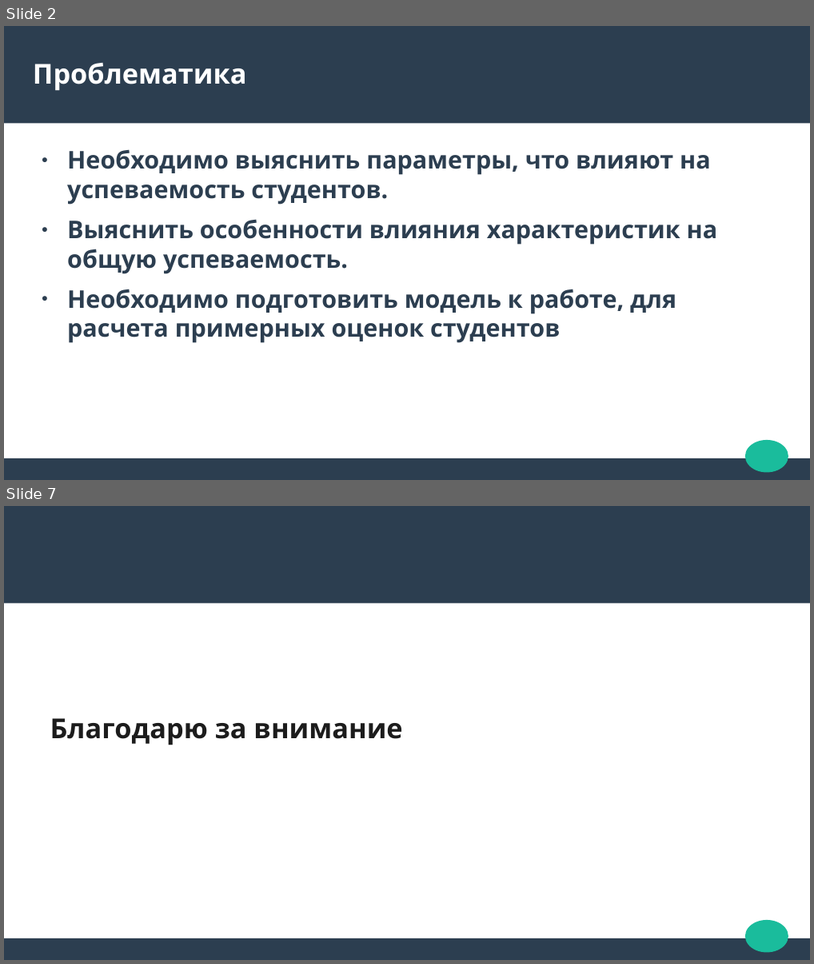
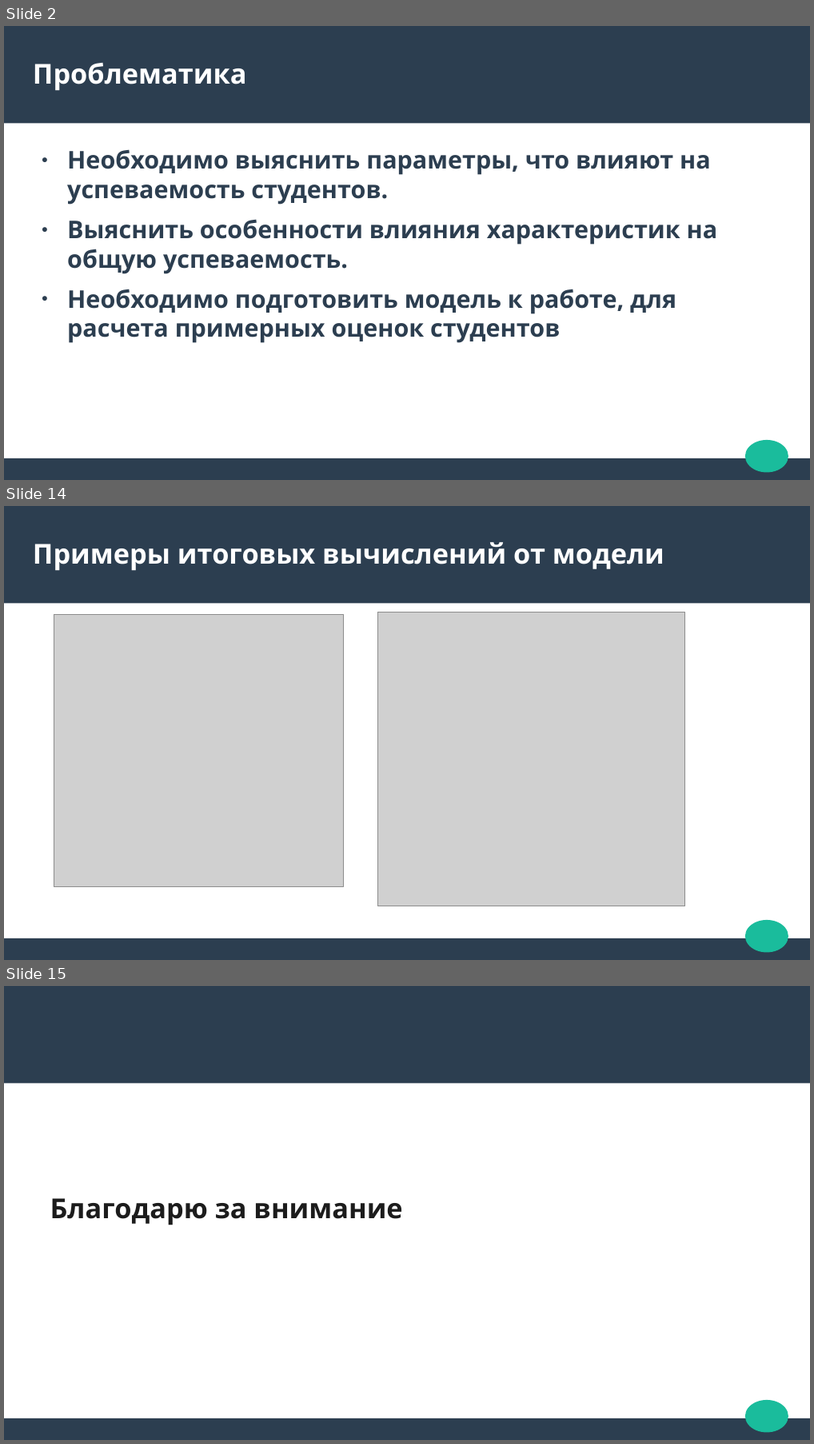
Before and after one commit to StrangeSas/StudentGradesModel, a slide deck: StudentGradesPresentation.odp. Shown one above the other, each under a label of ours: slides 2 and 7 before the commit, slides 2, 14 and 15 after it; the slides between them are not shown. The pictures are 814x964 and 814x1444 pixels, drawn with LibreOffice and Linux fonts; fonts in the diff are those of the drawing; grey boxes stand for pictures. Boxes give left, top, right and bottom in pixels: in the first picture for what was removed or moved away, otherwise in the second. Text is boxed around its words. In the diff, an @@ line names an element or a change of style, - is before the commit and + after.

```diff
--- a/StudentGradesPresentation.odp
+++ b/StudentGradesPresentation.odp
@@ slide 14 added at box(4, 506, 810, 960), background #FFFFFF; not listed: 3 template elements that a slide beside it also shows @@
@@ title added at box(33, 542, 665, 571), 27 pt, text #FFFFFF, bold @@
+Примеры итоговых вычислений от модели
@@ picture added at box(54, 614, 344, 887) @@
@@ picture added at box(378, 612, 686, 906) @@
@@ what was slide 7 is now slide 15 @@
```
Also in this commit, not shown: 2 slides changed, 9 other slides added, 2 slides removed, 1 other file.
